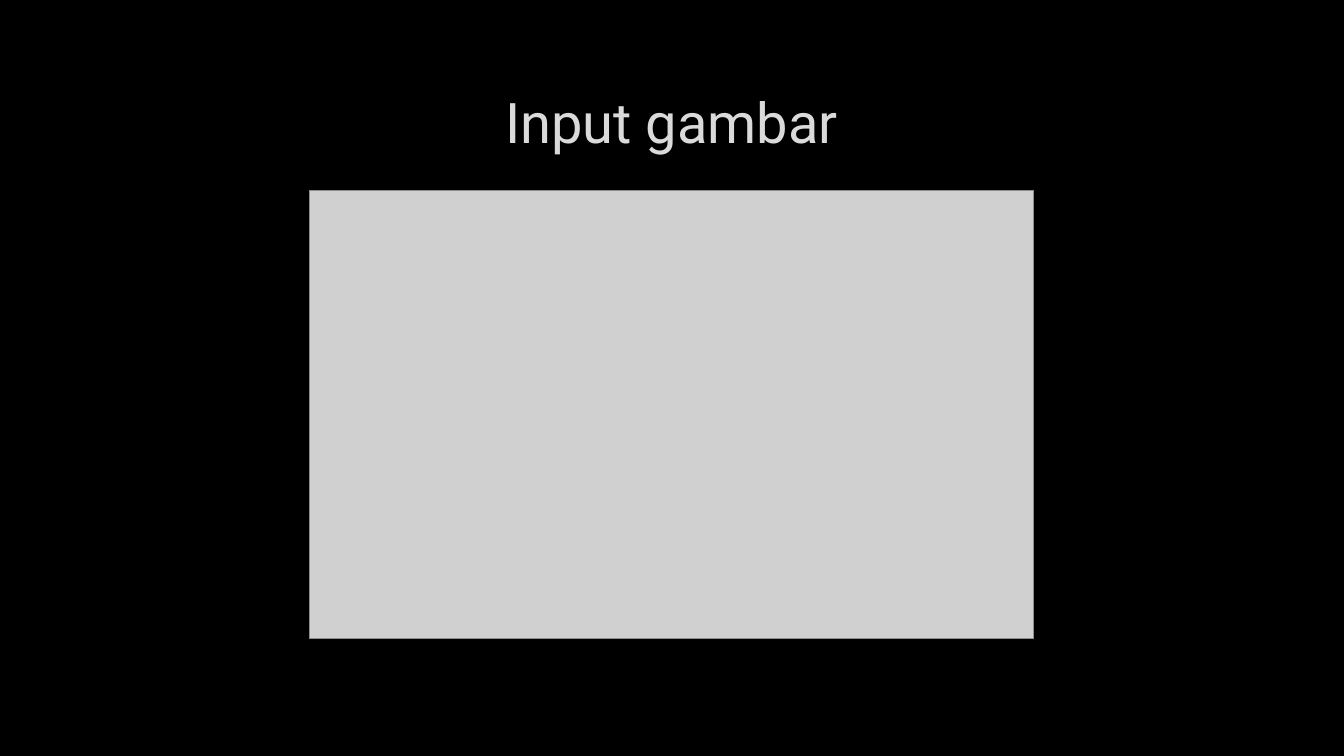
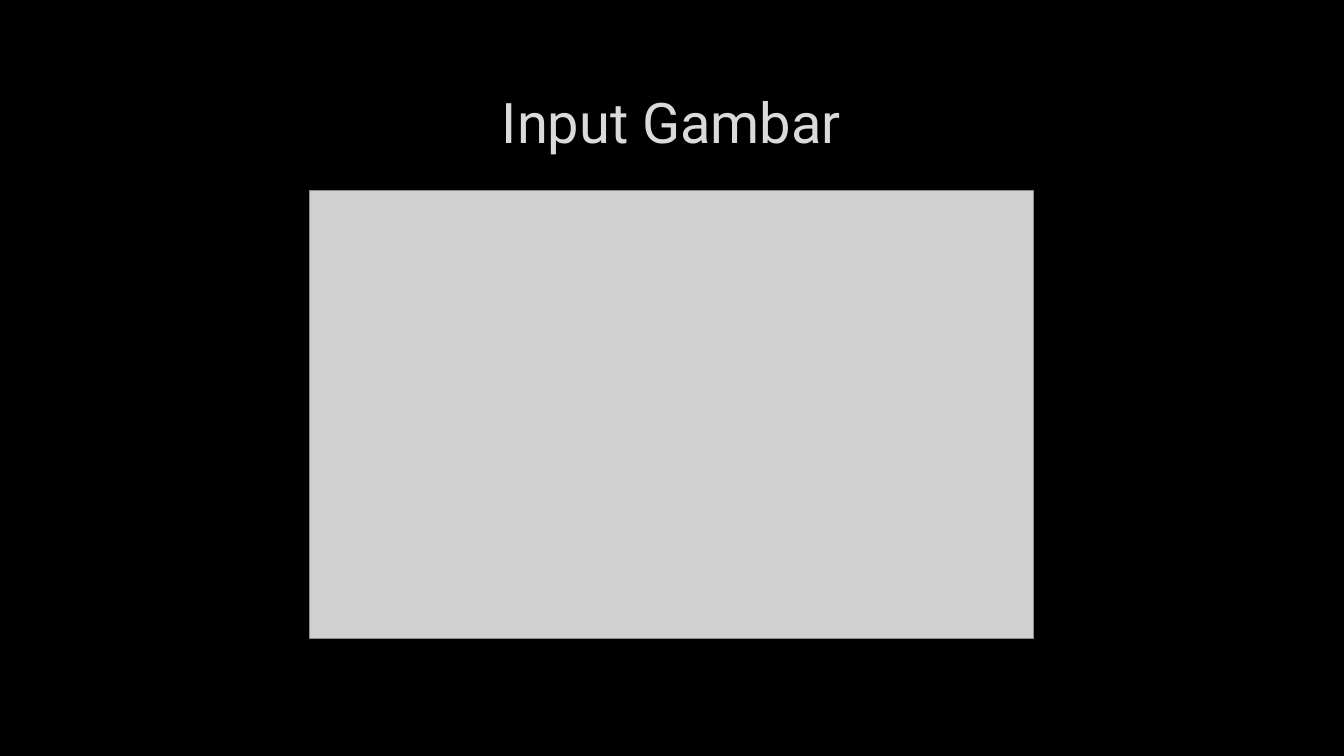
Before and after one commit to RizqullahY/electrizen, a slide deck: slide 3 of DOC_APP_LAUNCHER.pptx. Drawn at 1344x756 pixels with LibreOffice and Linux fonts; fonts in the diff are those of the drawing; grey boxes stand for pictures; background and template pictures are left out. Boxes give left, top, right and bottom in pixels: in the first picture for what was removed or moved away, otherwise in the second. Text is boxed around its words. In the diff, an @@ line names an element or a change of style, - is before the commit and + after.

```diff
--- a/DOC_APP_LAUNCHER.pptx
+++ b/DOC_APP_LAUNCHER.pptx
@@ title at (x1=502, y1=101, x2=840, y2=155): text changed @@
-Input gambar
+Input Gambar
```
Also in this commit, not shown: 1 other slide changed, 7 slides added, 1 other file.
